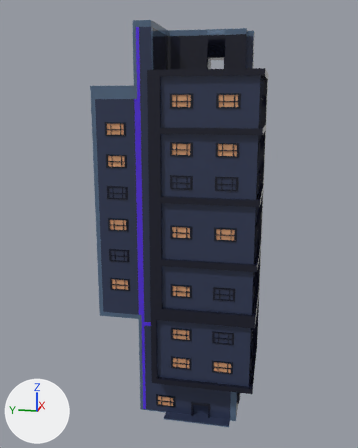
What one commit did to the FBX model Shader Test/Assets/My Assets/Art/Objects/Buildings/Meshes/Building_Skyscraper04.fbx.
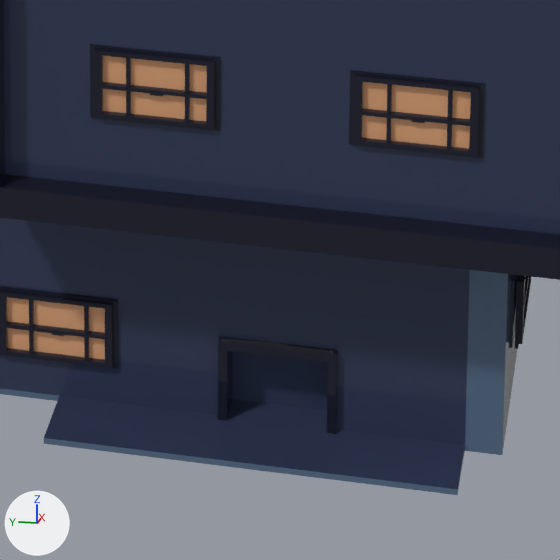
Each version is shown whole from a camera (50 mm lens) standing at (-182.4, -57.0, 37.4) and looking at (-126.6, -45.8, 23.5), then close up on the part from 44% to 68% of the width and 78% to 98% of the height. Every picture has the same lights, and +X, +Y and +Z are marked at lower left. Where no turn or scale is listed for an object, it has been applied to the vertices.
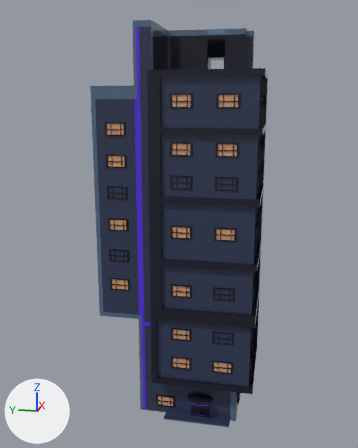
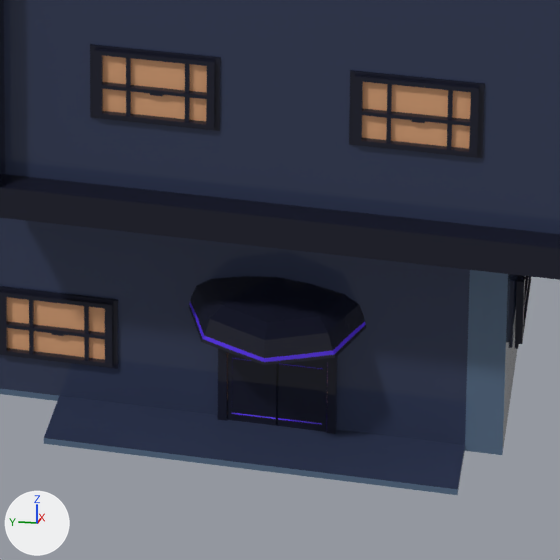
Changed parts and their boxes [x1, y1, x2, y2] in the close-ups (560 x 560 px):
'Cylinder.338', added
    after: [189, 276, 366, 365]
'Cube.456', added
    after: [277, 361, 328, 432]
'Cube.457', added
    after: [228, 352, 277, 426]
part 1 of me_cube_1341, recoloured (blue)
    before: [233, 351, 328, 410]

The edits, one by one:
me_cube_1341 has 17880 vertices, 17883 faces and spans x -1.8..15.7, y -12.8..4.9, z 0.0..42.2.
me_cube_1341 is used by ob_cube_572; location (-133.34, -42.62, 2.78).
me_cube_1341 part 1: the 1 face centred in x 0.5, y -7.0, z 0.8 switches from mat_palette_specials (picture img_palette_specials_png) to mat_businesswindow_light (beige #dba276).
Mesh me_cylinder_472 is new.
It has 64 vertices, 56 faces and spans x -1.53..-0.06, y -1.6..1.6, z -0.65..0.16.
It uses material mat_palette_specials (picture img_palette_specials_png).
Mesh me_cube_1197 is new.
It has 36 vertices, 34 faces and spans x 0.0..0.065, y -0.89..0.0, z 0.0..1.419.
It uses material mat_palette_specials (picture img_palette_specials_png).
Mesh me_cube_1196 is new.
It has 36 vertices, 34 faces and spans x 0.0..0.065, y 0.0..0.89, z 0.0..1.419.
It uses material mat_palette_specials (picture img_palette_specials_png).
Object 'Cylinder.338' (ob_cylinder_338) is new; it shows me_cylinder_472.
Its location is (-133.25, -49.62, 5.65).
Object 'Cube.457' (ob_cube_457) is new; it shows me_cube_1197.
Its location is (-133.44, -48.77, 2.89).
Object 'Cube.456' (ob_cube_456) is new; it shows me_cube_1196.
Its location is (-133.44, -50.55, 2.89).
